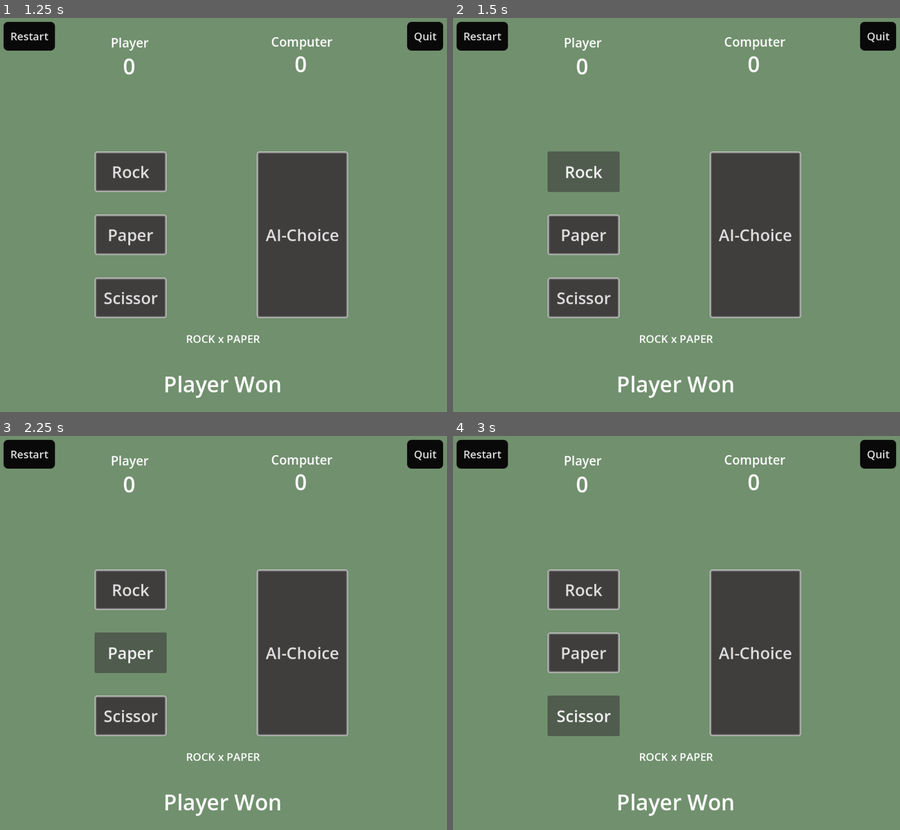
Above: before the commit, frames 1-4 (two rows, left to right).
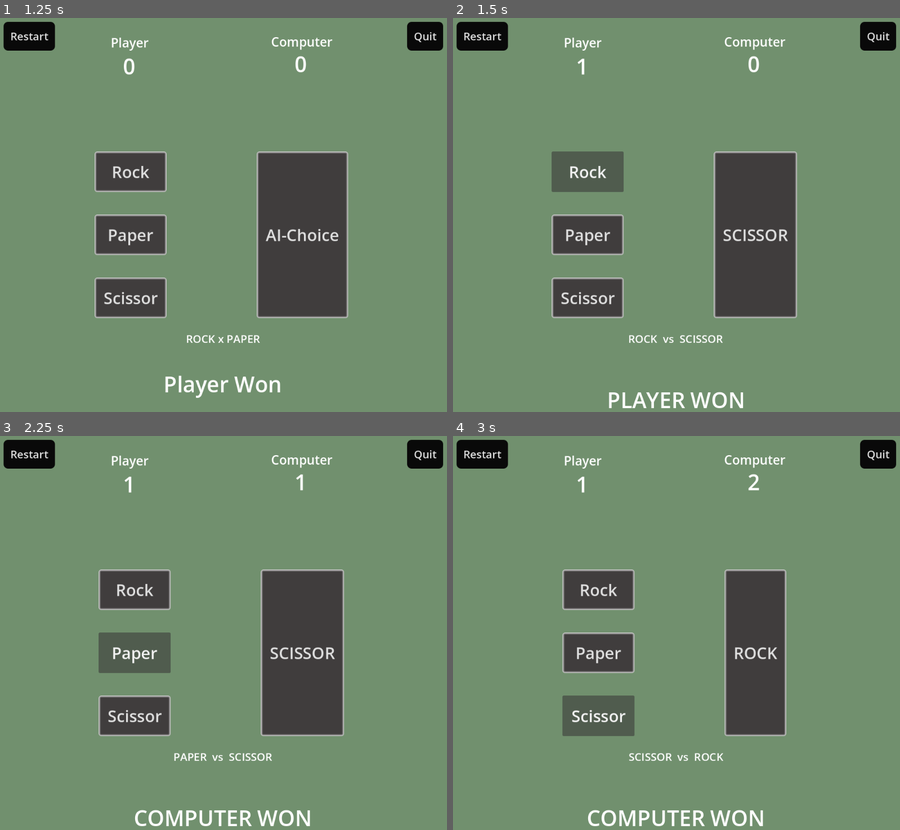
Above: after the commit, the same moments.

Repository: ankit-suman-07/GODOT_RockPaperScissor
Game: Godot game, scene res://scenes/main_menu.tscn
The game is run twice, just before and just after one commit, with the same random seed, the same clock (stepped at 60 frames per second) and the same inputs. The project has no main scene, so this scene is started directly.
Inputs:
- Up to frame 1 (1.25 s): click "Play Game" at 0.5 s
- Up to frame 2 (1.5 s): click "Rock" at 1.25 s
- Up to frame 3 (2.25 s): click "Paper" at 2 s
- Up to frame 4 (3 s): click "Scissor" at 2.75 s

Frame 1 is identical in both runs. In frame 2, 4.0% of the frame differs, in the area x 21-78%, y 10-99%; in frame 3, 4.2%; in frame 4, 7.6%, in the area x 21-78%, y 9-99%.

Commit message:
Disable btns and display round winner

Diff:
--- a/scenes/start_game.tscn
+++ b/scenes/start_game.tscn
@@ -153,6 +153,14 @@
 horizontal_alignment = 1
 vertical_alignment = 1
 
+[node name="WinnerLabel" type="Label" parent="." unique_id=93909507]
+offset_top = 317.0
+offset_right = 994.0
+offset_bottom = 685.0
+theme_override_font_sizes/font_size = 72
+horizontal_alignment = 1
+vertical_alignment = 1
+
 [connection signal="pressed" from="CenterContainer/HBoxContainer/VBoxContainer/Rock" to="." method="_on_rock_pressed"]
 [connection signal="pressed" from="CenterContainer/HBoxContainer/VBoxContainer/Paper" to="." method="_on_paper_pressed"]
 [connection signal="pressed" from="CenterContainer/HBoxContainer/VBoxContainer/Scissor" to="." method="_on_scissor_pressed"]
--- a/scripts/start_game.gd
+++ b/scripts/start_game.gd
@@ -1,6 +1,17 @@
 extends Node2D
 
+@onready var round_selections = $RoundSelections
+@onready var player_score = $PlayerScoreValue
+@onready var computer_score = $ComputerScoreValue
+@onready var computer_btn = $CenterContainer/HBoxContainer/VBoxContainer2/AI
+@onready var round_result = $"Winner Label"
+@onready var winner_label = $WinnerLabel
+
 const AI_OPTIONS = ["ROCK", "PAPER", "SCISSOR"]
+var round = 5
+var player_score_value = 0
+var computer_score_value = 0
+
 
 # Called when the node enters the scene tree for the first time.
 func _ready() -> void:
@@ -16,30 +27,58 @@
 	var random = RandomNumberGenerator.new()
 	var ai_selected = AI_OPTIONS[random.rand_weighted(probabilities)]
 
-	print("Player: ", player_selected, " AI: ", ai_selected)
-	print("-----------------------------------")
+	computer_btn.text = ai_selected
+
+	round_selections.text = player_selected + "  vs  "   + ai_selected
 
 	if ai_selected == player_selected:
-		print("DRAW")
+		round_result.text = "DRAW"
 	elif ai_selected == "ROCK":
 		if player_selected == "PAPER":
-			print("PLAYER WON")
+			round_result.text = "PLAYER WON"
+			player_score_value += 1
 		else:
-			print("COMPUTER WON")
+			round_result.text = "COMPUTER WON"
+			computer_score_value += 1
 	elif ai_selected == "PAPER":
 		if player_selected == "SCISSOR":
-			print("PLAYER WON")
+			round_result.text = "PLAYER WON"
+			player_score_value += 1
 		else:
-			print("COMPUTER WON")
-	else:
+			round_result.text = "COMPUTER WON"
+			computer_score_value += 1
+	elif ai_selected == "SCISSOR":
 		if player_selected == "ROCK":
-			print("PLAYER WON")
+			round_result.text = "PLAYER WON"
+			player_score_value += 1
 		else:
-			print("COMPUTER WON")
+			round_result.text = "COMPUTER WON"
+			computer_score_value += 1
+
+	player_score.text = str(player_score_value)
+	computer_score.text = str(computer_score_value)
+	select_game_winner()
 
 func select_game_winner():
-	pass
+	if round > 1:
+		round -= 1
+	else:
+		if player_score_value == computer_score_value:
+			winner_label.text = "DRAW"
+		elif player_score_value > computer_score_value:
+			winner_label.text = "PLAYER WON"
+		else:
+			winner_label.text = "COMPUTER WON"
 
+		disable_all_buttons()
+
+func disable_all_buttons():
+	# Replace "HBoxContainer/VBoxContainer" with the actual path to your VBox
+	var container = $CenterContainer/HBoxContainer/VBoxContainer
+
+	for child in container.get_children():
+		if child is Button:
+			child.disabled = true
 
 func _on_exit_btn_pressed() -> void:
 	get_tree().change_scene_to_file("res://scenes/main_menu.tscn")
